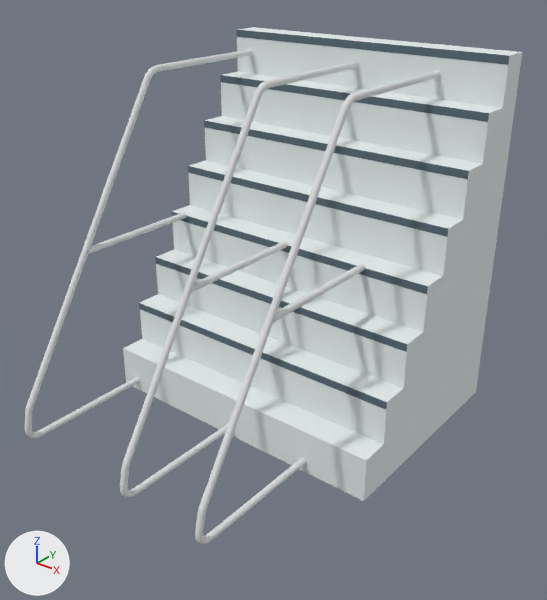
The OBJ model content/packs/pools/rpac_divewell/assets/tower_stairs.obj: old version first, new version second.
Before and after are seen from a 50 mm lens placed at (2.85, -3.41, 0.64), pointed at (0.15, -0.04, -1.44). Every picture has the same lights, and +X, +Y and +Z are marked at lower left. The older version comes first. Where no turn or scale is listed for an object, it has been applied to the vertices. Vertices at exactly the same position are counted once.

Objects in the first picture: 'tower_stairs'.
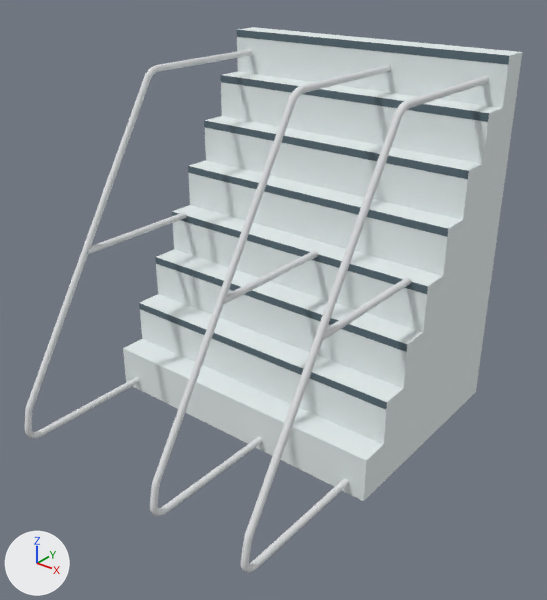
Changed parts and their boxes [x1, y1, x2, y2] in the pictures (547 x 600 px; the box of a moved part takes in the faces that stretch with it):
'tower_stairs', reshaped
    before: [25, 27, 522, 544]
    after: [25, 27, 522, 573]
part 1 of me_tower_stairs, moved or reshaped
    before: [120, 61, 359, 498]
    after: [150, 65, 391, 516]
part 2 of me_tower_stairs, moved or reshaped
    before: [191, 241, 287, 293]
    after: [224, 250, 318, 304]
part 3 of me_tower_stairs, moved or reshaped
    before: [195, 70, 440, 544]
    after: [241, 76, 489, 573]
part 4 of me_tower_stairs, moved or reshaped
    before: [273, 264, 365, 322]
    after: [322, 277, 411, 340]

The edits, one by one:
me_tower_stairs has 1022 vertices, 972 faces and spans x -1.05..1.05, y -1.26..1.22, z -2.4..0.0.
me_tower_stairs is used by ob_tower_stairs; location (0.0, 0.0, 0.0).
me_tower_stairs part 1: the loose piece of 290 vertices spanning x -0.02..0.02, y -1.26..1.22, z -2.34..-0.13 is moved by (0.25, 0.0, 0.0).
me_tower_stairs part 2: the loose piece of 20 vertices spanning x -0.02..0.02, y -0.63..0.27, z -1.22..-1.18 is moved by (0.25, 0.0, 0.0).
me_tower_stairs part 3: the loose piece of 290 vertices spanning x 0.58..0.62, y -1.26..1.22, z -2.34..-0.13 is moved by (0.32, 0.0, 0.0).
me_tower_stairs part 4: the loose piece of 20 vertices spanning x 0.58..0.62, y -0.63..0.27, z -1.22..-1.18 is moved by (0.32, 0.0, 0.0).
